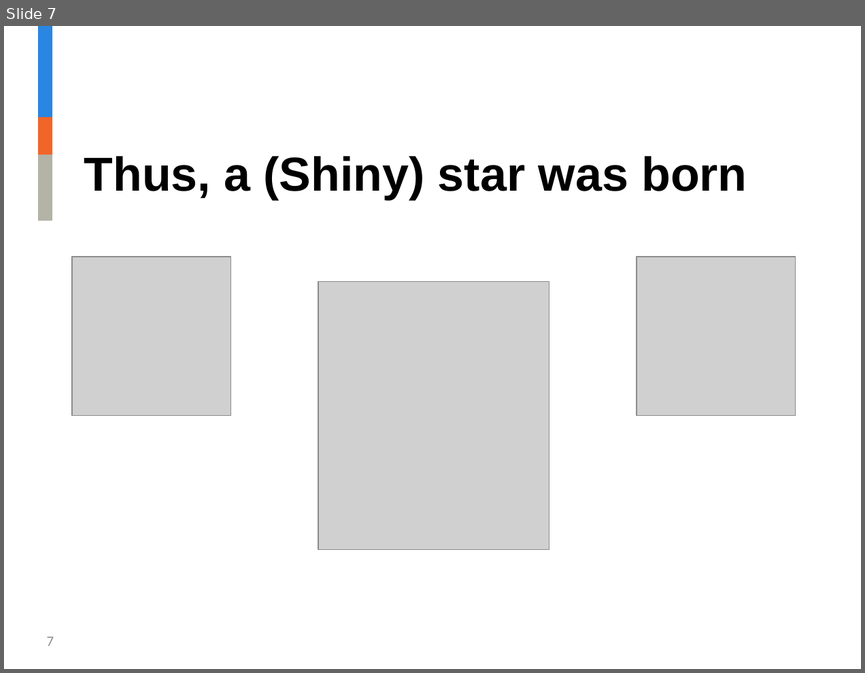
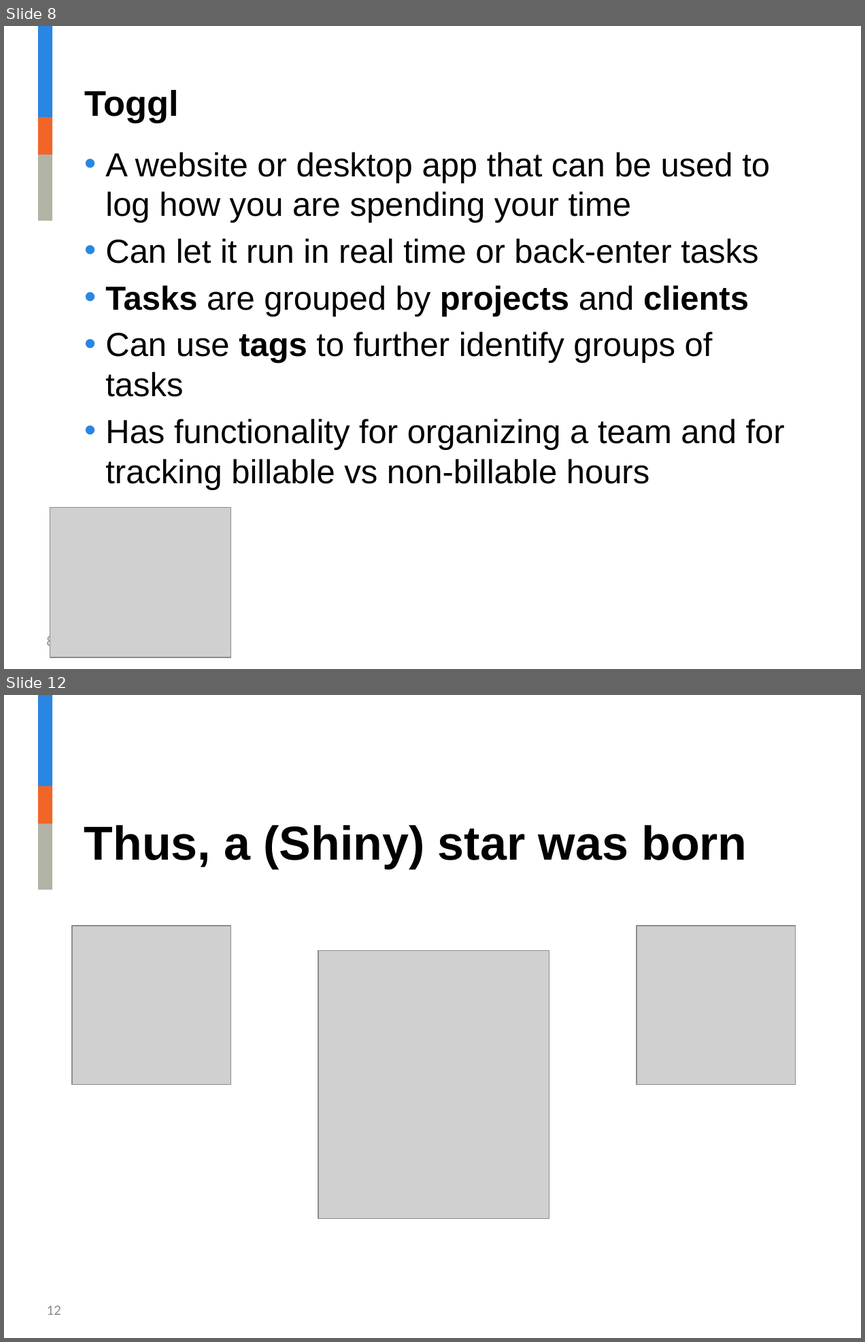
Before and after one commit to jalavery/timetrackR, a slide deck: Strategy and Innovation timetrackR Presentation.pptx. Shown one above the other, each under a label of ours: slide 7 before the commit, slides 8 and 12 after it; the slides between them are not shown. The pictures are 865x673 and 865x1342 pixels, drawn with LibreOffice and Linux fonts; fonts in the diff are those of the drawing; grey boxes stand for pictures; background and template pictures are left out. Boxes give left, top, right and bottom in pixels: in the first picture for what was removed or moved away, otherwise in the second. Text is boxed around its words. In the diff, an @@ line names an element or a change of style, - is before the commit and + after.

```diff
--- a/Strategy and Innovation timetrackR Presentation.pptx
+++ b/Strategy and Innovation timetrackR Presentation.pptx
@@ slide 8 added at box(4, 26, 861, 669), background #FFFFFF; not listed: 3 template elements that a slide beside it also shows @@
@@ title added at box(84, 90, 179, 123), 30 pt, text #000000, bold @@
+Toggl
@@ text added at box(105, 152, 785, 490), 28 pt, text #000000 @@
+• A website or desktop app that can be used to log how you are spending your time
+• Can let it run in real time or back-enter tasks
+• Tasks are grouped by projects and clients
+• Can use tags to further identify groups of tasks
+• Has functionality for organizing a team and for tracking billable vs non-billable hours
@@ picture added at box(50, 507, 231, 658) @@
@@ page number added at box(47, 633, 54, 650), 12 pt, text #8C8C8C @@
+8
@@ what was slide 7 is now slide 12 @@
@@ page number at box(47, 1305, 61, 1314): text changed @@
-7
+12
```
Also in this commit, not shown: 12 slides changed, 15 other slides added, 12 slides removed, 9 other files.
